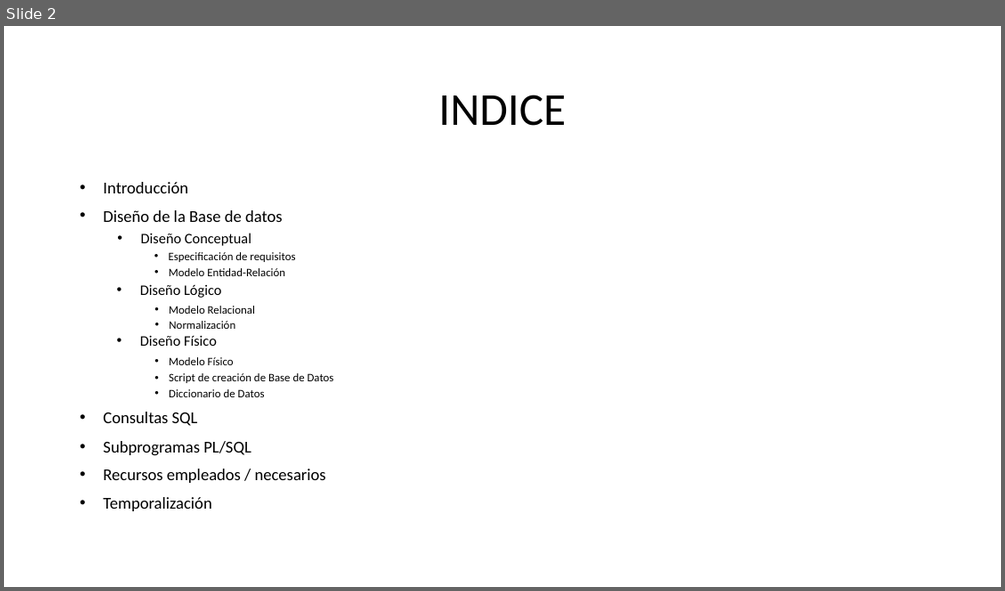
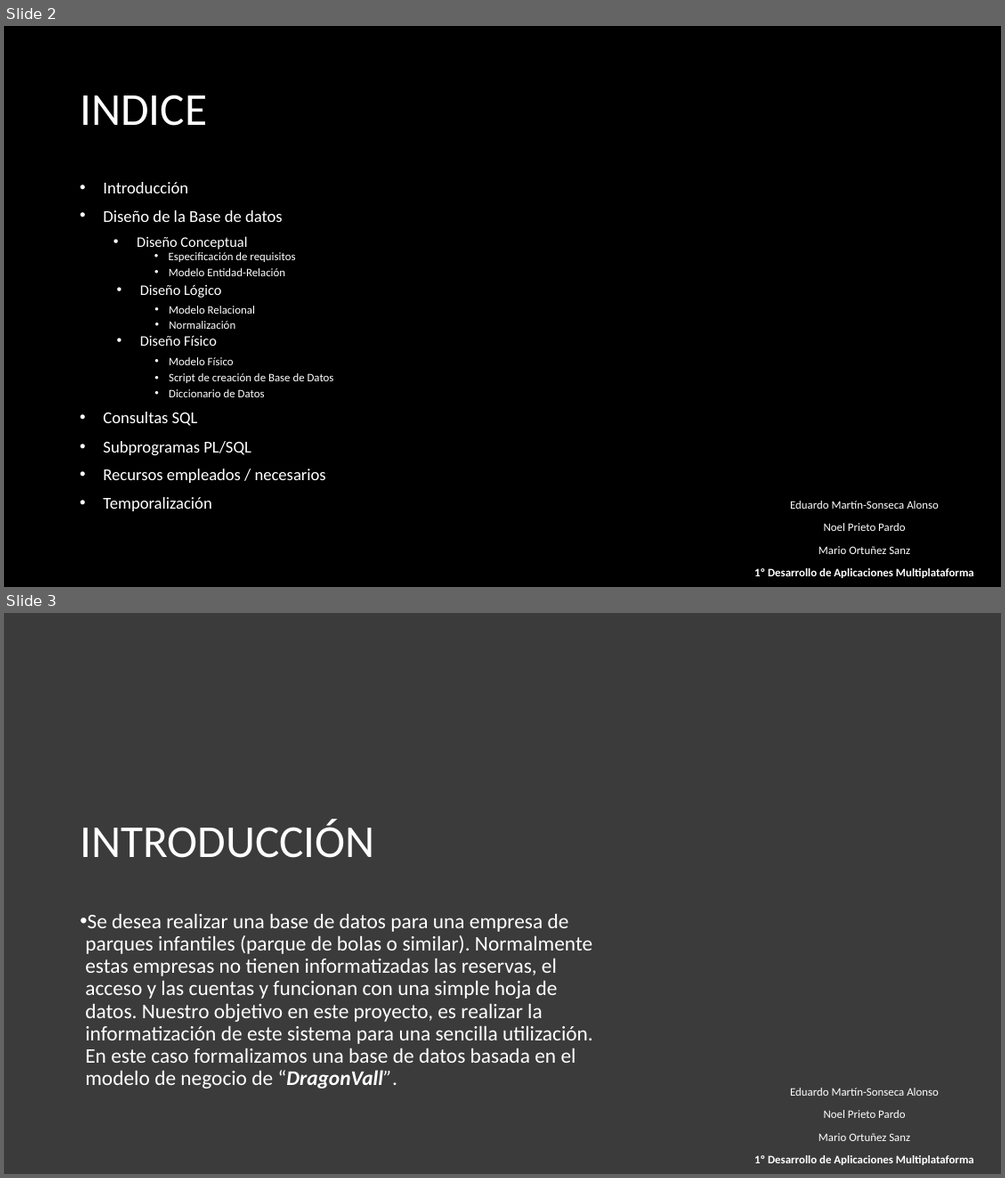
Before and after one commit to maraloeDev/Proyecto-de-Bases-de-Datos, a slide deck: Defensa proyecto intermodular.pptx. Shown one above the other, each under a label of ours: slide 2 before the commit, slides 2 and 3 after it. The pictures are 1005x591 and 1005x1178 pixels, drawn with LibreOffice and Linux fonts; fonts in the diff are those of the drawing; background and template pictures are left out. Boxes give left, top, right and bottom in pixels: in the first picture for what was removed or moved away, otherwise in the second. Text is boxed around its words. In the diff, an @@ line names an element or a change of style, - is before the commit and + after.

```diff
--- a/Defensa proyecto intermodular.pptx
+++ b/Defensa proyecto intermodular.pptx
@@ slide 3 added at (4,613,1001,1174), background picture (left out) @@
@@ rectangle added at (4,613,1001,1174), fill #3B3B3B @@
@@ title added at (80,819,375,858), 44 pt, text #FFFFFF @@
+INTRODUCCIÓN
@@ text added at (85,914,593,1088), 20 pt, text #FFFFFF @@
+• Se desea realizar una base de datos para una empresa de parques infantiles (parque de bolas o similar). Normalmente estas empresas no tienen informatizadas las reservas, el acceso y las cuentas y funcionan con una simple hoja de datos. Nuestro objetivo en este proyecto, es realizar la informatización de este sistema para una sencilla utilización. En este caso formalizamos una base de datos basada en el modelo de negocio de “DragonVall”.
@@ text added at (754,1087,974,1165), 11 pt, text #FFFFFF @@
+Eduardo Martín-Sonseca Alonso
+Noel Prieto Pardo
+Mario Ortuñez Sanz
+1º Desarrollo de Aplicaciones Multiplataforma
@@ slide 2 changed as well @@
@@ background #FFFFFF to picture (left out) @@
@@ title "INDICE" at (80,95,207,126): text colour #000000 to #FFFFFF; alignment centre to left @@
@@ text colour #000000 to #FFFFFF in 16 elements at (103,210,283,222), (103,182,188,193), (169,252,295,262), (169,268,285,276), (140,284,221,297), (169,305,255,313), (169,321,235,329), (140,335,217,346), (169,357,234,365), (169,373,334,383), (169,389,265,397), (103,411,198,426), (103,441,251,456), (103,468,326,483), (103,497,211,511), (137,236,247,249) @@
@@ text added at (754,500,974,578), 11 pt, text #FFFFFF @@
+Eduardo Martín-Sonseca Alonso
+Noel Prieto Pardo
+Mario Ortuñez Sanz
+1º Desarrollo de Aplicaciones Multiplataforma
```
Also in this commit, not shown: 1 other slide changed, 11 other slides added, 1 slide removed, 1 other file.
